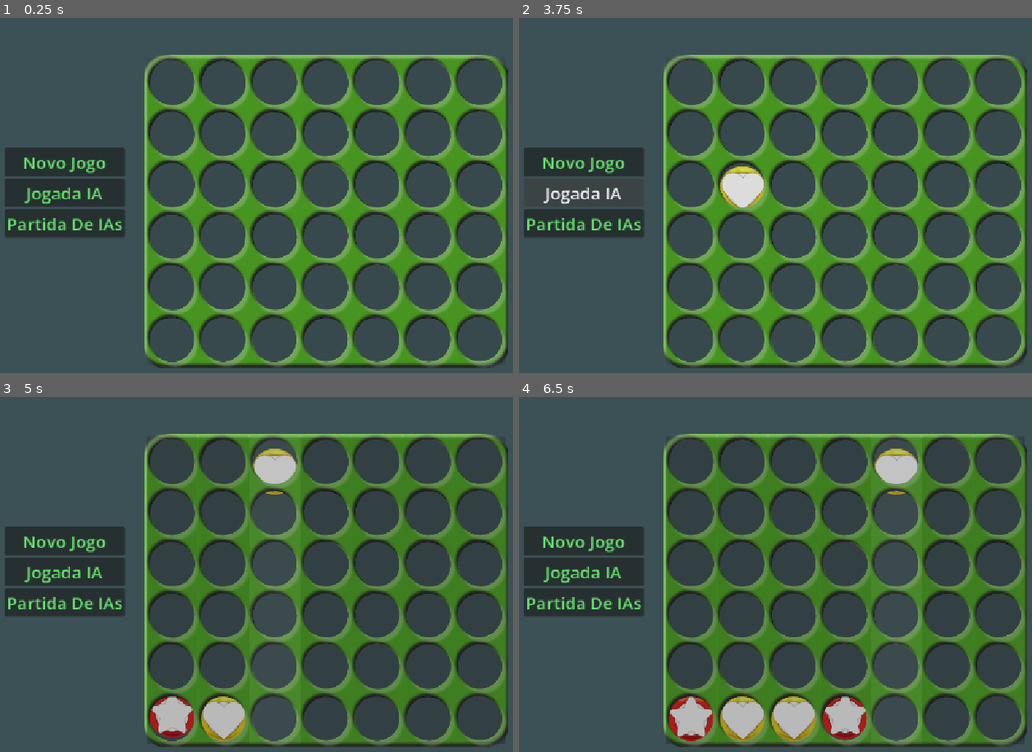
Above: before the commit, frames 1-4 (two rows, left to right).
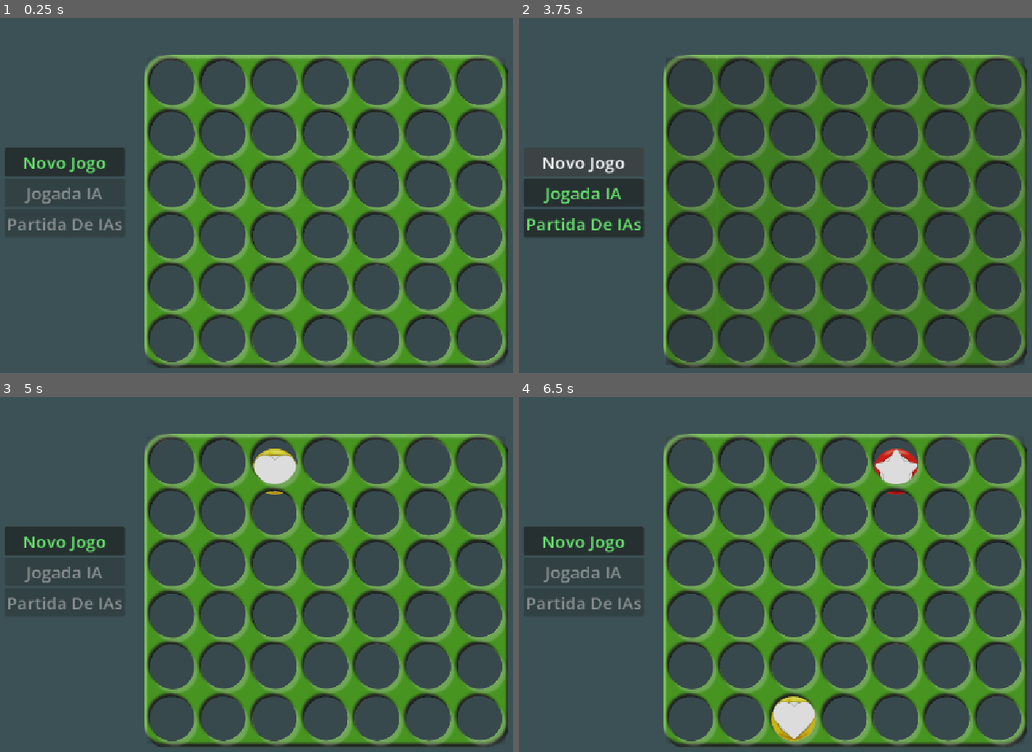
Above: after the commit, the same moments.

Repository: Guilherme-C-Ferrari/Connect-4
Game: Godot game, scene res://Cenas/Connect-4.tscn
The game is run twice, just before and just after one commit, with the same random seed, the same clock (stepped at 60 frames per second) and the same inputs.
Inputs (mouse positions are in pixels of both pictures, inside the frame that each line leads up to):
- Up to frame 1 (0.25 s): no input
- Up to frame 2 (3.75 s): click "Novo Jogo" at 0.5 s; click (693, 209) at 1.25 s; click "Novo Jogo" at 2 s; click (744, 209) at 2.75 s; click "Jogada IA" (after the commit: "Novo Jogo") at 3.5 s
- Up to frame 3 (5 s): click (277, 588) at 4.25 s
- Up to frame 4 (6.5 s): click (847, 588) at 5.02 s; click (898, 588) at 5.75 s

The runs differ from the first frame. In frame 1, 0.5% of the frame differs, in the area x 1-24%, y 47-60%; in frame 2, 5.3%; in frame 3, 5.9%; in frame 4, 7.8%, in the area x 1-99%, y 11-97%.

Commit message:
Minimax funcional (Sem poda)

Diff:
--- a/Cenas/menu.tscn
+++ b/Cenas/menu.tscn
@@ -31,6 +31,7 @@
 size_flags_vertical = 4
 
 [node name="BotaoNovoJogo" type="Button" parent="MarginContainer/VBoxContainer" unique_id=1824710716]
+unique_name_in_owner = true
 layout_mode = 2
 theme_override_colors/font_color = Color(0.4, 0.8901961, 0.42745098, 1)
 theme_override_fonts/font = SubResource("FontVariation_pveh2")
@@ -38,12 +39,14 @@
 text = "Novo Jogo"
 
 [node name="BotaoJogadaIA" type="Button" parent="MarginContainer/VBoxContainer" unique_id=1798478995]
+unique_name_in_owner = true
 layout_mode = 2
 theme_override_colors/font_color = Color(0.4, 0.8901961, 0.42745098, 1)
 theme_override_font_sizes/font_size = 30
 text = "Jogada IA"
 
 [node name="BotaoPartidaIA" type="Button" parent="MarginContainer/VBoxContainer" unique_id=1296728018]
+unique_name_in_owner = true
 layout_mode = 2
 theme_override_colors/font_color = Color(0.4, 0.8901961, 0.42745098, 1)
 theme_override_font_sizes/font_size = 30
--- a/Scripts/Connect_4.gd
+++ b/Scripts/Connect_4.gd
@@ -19,14 +19,11 @@
 func _on_coluna_pressionada(coluna: int) -> void:
 	desabilitar_botoes()
 	var jogador = jogo.jogador_atual()
-	if jogar(coluna, jogador):
+	if jogar(coluna):
 		criar_ficha_fisica(coluna, jogador)
 		avaliar_final(jogador)
 	else:
 		habilitar_botoes()
-	for linha in jogo.tabuleiro:
-		print(linha)
-	print("----------------------------------------")
 
 func criar_ficha_fisica(coluna_index: int, jogador: String) -> void:
 	var nova_ficha = ficha.instantiate()
@@ -40,7 +37,7 @@
 
 	container_fichas.add_child(nova_ficha)
 
-func jogar(movimento: int, jogador: String) -> bool:
+func jogar(movimento: int) -> bool:
 	if jogo.jogada(movimento):
 		return true
 	else:
@@ -53,7 +50,7 @@
 	_on_coluna_pressionada(jogada_ia.movimento)
 
 func avaliar_final(jogador: String) -> void:
-	var avaliacao: float = jogo.avaliar()
+	var avaliacao: float = jogo.avaliar(jogador)
 	if abs(avaliacao) == 100:
 		if jogador == "A":
 			fim_jogo("Amarelo Venceu!")
@@ -69,12 +66,23 @@
 func habilitar_botoes() -> void:
 	if label_resultado.text != "":
 		return
+
+	var botao_IA_j = $UI/Menu/%BotaoJogadaIA
+	var botao_IA_p = $UI/Menu/%BotaoPartidaIA
+	botao_IA_j.disabled = false
+	botao_IA_p.disabled = false
+
 	for i in range(botoes.size()):
 		var botao = botoes[i]
 		if jogo.valida_jogada(i):
 			botao.disabled = false
 
 func desabilitar_botoes() -> void:
+	var botao_IA_j = $UI/Menu/%BotaoJogadaIA
+	var botao_IA_p = $UI/Menu/%BotaoPartidaIA
+	botao_IA_j.disabled = true
+	botao_IA_p.disabled = true
+
 	for botao in botoes:
 		botao.disabled = true
 
--- a/Scripts/Minimax.gd
+++ b/Scripts/Minimax.gd
@@ -3,41 +3,49 @@
 
 const TABULEIRO = preload("res://Scripts/TabuleiroLogico.gd")
 const JOGADA = preload ("res://Scripts/Jogada.gd")
+const INFINITO: int = 9999
 
 func melhor_jogada(tabuleiro: Tabuleiro, jogador: String, profundidade_maxima: int) -> Jogada:
-	var jogada: Jogada = minimax(tabuleiro, jogador, profundidade_maxima, 0)
+	var jogada: Jogada = minimax(tabuleiro, jogador, jogador, profundidade_maxima, 0, -INFINITO, INFINITO)
+	print("-------------------------------------------")
 	return jogada
 
-func minimax(tabuleiro: Tabuleiro, jogador: String, profundidade_maxima: int, profundidade: int) -> Jogada:
-	var avaliacao: float = tabuleiro.avaliar()
+func minimax(tabuleiro: Tabuleiro, jogador_inicial: String, jogador_atual: String, profundidade_maxima: int, profundidade: int, alfa: int, beta: int) -> Jogada:
+	var avaliacao: float = tabuleiro.avaliar(jogador_inicial)
+
 	if tabuleiro.empate() or abs(avaliacao) == 100 or profundidade == profundidade_maxima:
 		var jog: Jogada = JOGADA.new(-1, avaliacao)
 		return jog
 
 	var melhores_jogadas: Array = []
 	var melhor_pontuacao: float
-	if tabuleiro.jogador_atual() == jogador:
+
+	if tabuleiro.jogador_atual() == jogador_atual:
 		melhor_pontuacao = -INF
 	else:
 		melhor_pontuacao = INF
 
 	for movimento in tabuleiro.jogadas_possiveis():
-		var novo_tabuleiro: Tabuleiro = tabuleiro.movimentar(movimento, jogador)
-		var novo_jogador: String = tabuleiro.JOGADOR_AMARELO if jogador == tabuleiro.JOGADOR_VERMELHO else tabuleiro.JOGADOR_VERMELHO
-		var jogada: Jogada = minimax(novo_tabuleiro, novo_jogador, profundidade_maxima, profundidade + 1)
+		var novo_tabuleiro: Tabuleiro = tabuleiro.movimentar(movimento, jogador_atual)
 
+		var novo_jogador: String = tabuleiro.JOGADOR_AMARELO if jogador_atual == tabuleiro.JOGADOR_VERMELHO else tabuleiro.JOGADOR_VERMELHO
+		var jogada: Jogada = minimax(novo_tabuleiro, jogador_inicial, novo_jogador, profundidade_maxima, profundidade + 1, alfa, beta)
 		jogada.movimento = movimento
+
 		if profundidade == 0:
-			print("JOGADA: ", jogada.movimento, " Avaliacao: ", jogada.avaliacao)
+			print("JOGADA: ", jogada.movimento+1, " Avaliacao: ", jogada.avaliacao)
 
-		# Atualiza a melhor jogada
-		if tabuleiro.jogador_atual() == jogador:
+		if tabuleiro.jogador_atual() == jogador_atual:
 			if jogada.avaliacao > melhor_pontuacao:
 				melhor_pontuacao = jogada.avaliacao
 				melhores_jogadas = []
 				melhores_jogadas.append(jogada)
 			elif jogada.avaliacao == melhor_pontuacao:
 				melhores_jogadas.append(jogada)
+
+			#alfa = max(alfa, melhor_pontuacao)
+			#if alfa >= beta:
+				#break
 		else:
 			if jogada.avaliacao < melhor_pontuacao:
 				melhor_pontuacao = jogada.avaliacao
@@ -46,6 +54,8 @@
 			elif jogada.avaliacao == melhor_pontuacao:
 				melhores_jogadas.append(jogada)
 
-	# Retorna uma dentre as melhores jogadas
+			#beta = min(beta, melhor_pontuacao)
+			#if alfa >= beta:
+				#break
 	melhores_jogadas.shuffle()
 	return melhores_jogadas[0]
--- a/Scripts/TabuleiroLogico.gd
+++ b/Scripts/TabuleiroLogico.gd
@@ -28,26 +28,60 @@
 			return false
 	return true
 
-func avaliar() -> float:
+func avaliar(param_jogador: String) -> float:
 	var eval: float = 0
+	var conexao: Array = []
+	var valor_conexao
 	for i in range(LINHAS):
 		for j in range(COLUNAS):
 			if j < 4:
-				if self.tabuleiro[i][j] == self.tabuleiro[i][(j+1)] and self.tabuleiro[i][(j+1)] == self.tabuleiro[i][(j+2)] and self.tabuleiro[i][(j+2)] == self.tabuleiro[i][(j+3)] and self.tabuleiro[i][j] != SEM_JOGADA:
-					eval = 100 if self.tabuleiro[i][j] == self.jogador else -100
-					return eval
+				# Horizontal
+				conexao = [self.tabuleiro[i][j], self.tabuleiro[i][(j+1)], self.tabuleiro[i][(j+2)], self.tabuleiro[i][(j+3)]]
+				valor_conexao = avaliar_conexao(conexao, param_jogador)
+				if abs(valor_conexao) >= 100:
+					return valor_conexao
+				eval += valor_conexao
+
 			if i < 3:
-				if self.tabuleiro[i][j] == self.tabuleiro[(i+1)][j] and self.tabuleiro[(i+1)][j] == self.tabuleiro[(i+2)][j] and self.tabuleiro[(i+2)][j] == self.tabuleiro[(i+3)][j] and self.tabuleiro[i][j] != SEM_JOGADA:
-					eval = 100 if self.tabuleiro[i][j] == self.jogador else -100
-					return eval
+				# Vertical
+				conexao = [self.tabuleiro[i][j], self.tabuleiro[(i+1)][j], self.tabuleiro[(i+2)][j], self.tabuleiro[(i+3)][j]]
+				valor_conexao = avaliar_conexao(conexao, param_jogador)
+				if abs(valor_conexao) >= 100:
+					return valor_conexao
+				eval += valor_conexao
+
 				if j < 4:
-					if self.tabuleiro[i][j] == self.tabuleiro[(i+1)][(j+1)] and self.tabuleiro[(i+1)][(j+1)] == self.tabuleiro[(i+2)][(j+2)] and self.tabuleiro[(i+2)][(j+2)] == self.tabuleiro[(i+3)][(j+3)] and self.tabuleiro[i][j] != SEM_JOGADA:
-						eval = 100 if tabuleiro[i][j] == self.jogador else -100
-						return eval
+					# Diagonal principal
+					conexao = [self.tabuleiro[i][j], self.tabuleiro[(i+1)][(j+1)], self.tabuleiro[(i+2)][(j+2)], self.tabuleiro[(i+3)][(j+3)]]
+					valor_conexao = avaliar_conexao(conexao, param_jogador)
+					if abs(valor_conexao) >= 100:
+						return valor_conexao
+					eval += valor_conexao
+
 				if j > 2:
-					if self.tabuleiro[i][j] == self.tabuleiro[(i+1)][(j-1)] and self.tabuleiro[(i+1)][(j-1)] == self.tabuleiro[(i+2)][(j-2)] and self.tabuleiro[(i+2)][(j-2)] == self.tabuleiro[(i+3)][(j-3)] and self.tabuleiro[i][j] != SEM_JOGADA:
-						eval = 100 if tabuleiro[i][j] == self.jogador else -100
-						return eval
+					# Diagonal secundária
+					conexao = [self.tabuleiro[i][j], self.tabuleiro[(i+1)][(j-1)], self.tabuleiro[(i+2)][(j-2)], self.tabuleiro[(i+3)][(j-3)]]
+					valor_conexao = avaliar_conexao(conexao, param_jogador)
+					if abs(valor_conexao) >= 100:
+						return valor_conexao
+					eval += valor_conexao
+	return eval
+
+func avaliar_conexao(conexao: Array, param_jogador: String) -> float:
+	var eval: float = 0
+	var oponente = JOGADOR_AMARELO if param_jogador == JOGADOR_VERMELHO else JOGADOR_VERMELHO
+
+	var contabilizacao_jogador = conexao.count(param_jogador)
+	var contabilizacao_oponente = conexao.count(oponente)
+	var contabilizacao_vazio = conexao.count(SEM_JOGADA)
+
+	if contabilizacao_jogador == 4: eval += 100
+	elif contabilizacao_jogador == 3 and contabilizacao_vazio == 1: eval += 5
+	elif contabilizacao_jogador == 2 and contabilizacao_vazio == 2: eval += 2
+	elif contabilizacao_oponente == 4: eval -= 100
+	elif contabilizacao_oponente == 3 and contabilizacao_vazio == 1: eval -= 5
+	elif contabilizacao_oponente == 2 and contabilizacao_vazio == 2: eval -= 2
+
 	return eval
 
 func jogador_atual() -> String:
Not shown, added: Cenas/Connect-4.tscn19216726655.tmp
Not shown, added: Cenas/Connect-4.tscn19224342253.tmp
Not shown, added: Cenas/Connect-4.tscn19280547330.tmp
Not shown, added: Cenas/Connect-4.tscn19349804571.tmp
